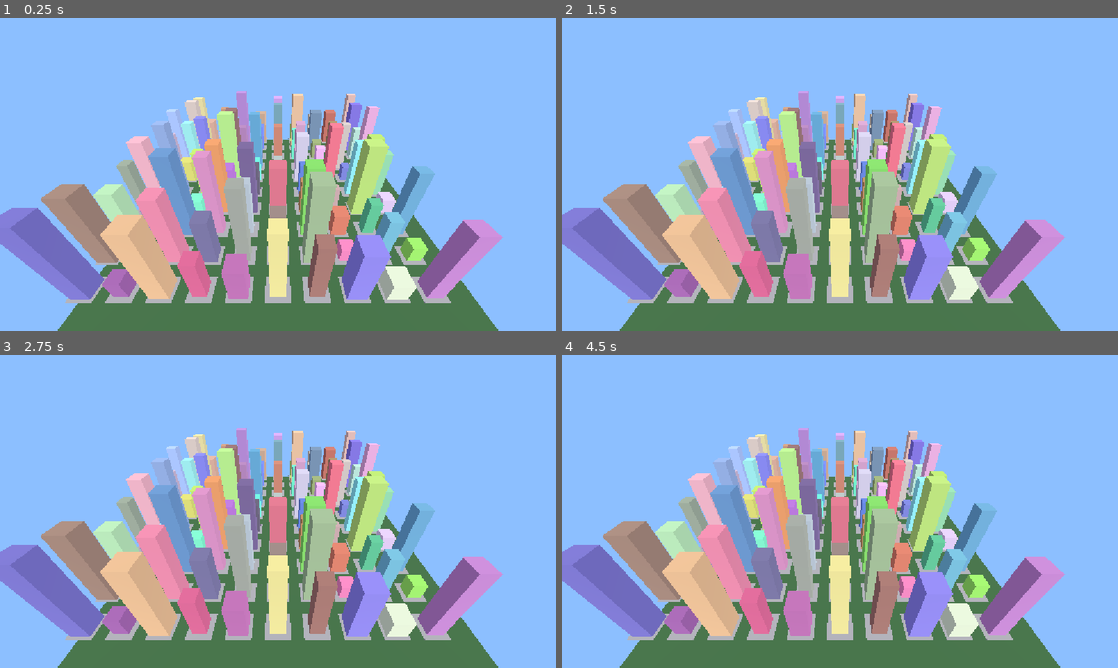
Above: before the commit, frames 1-4 (two rows, left to right).
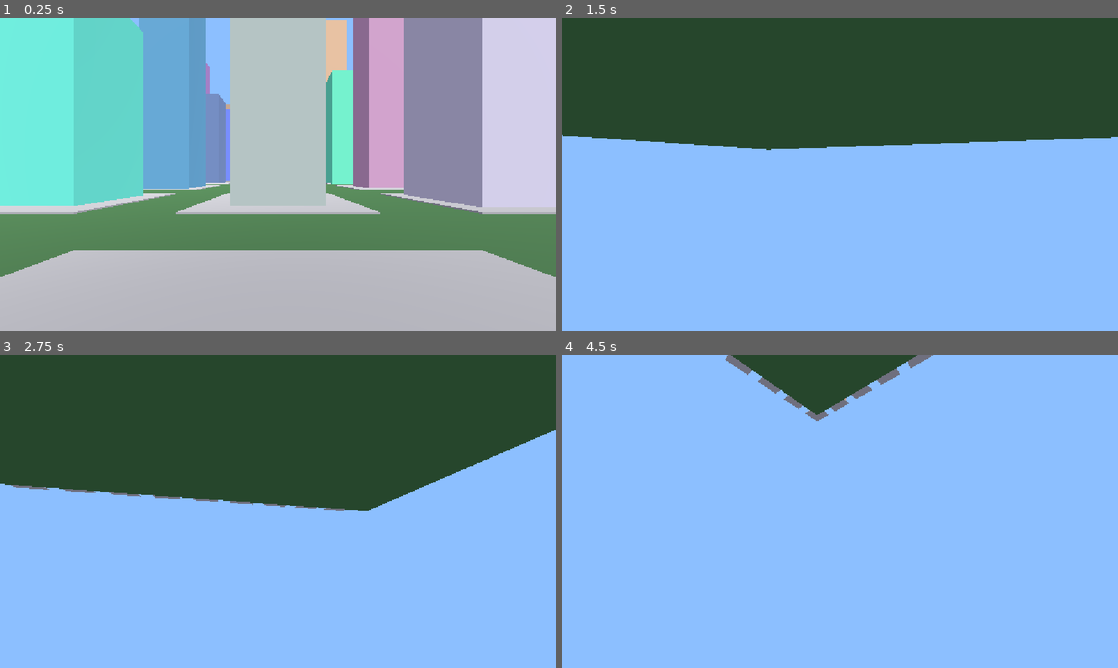
Above: after the commit, the same moments.

Repository: SiddharthMalhotraSinghamitisForLife/singhamitis-datapolis
Game: Godot game, scene res://main.tscn
Two runs of this game, one before a commit and one after it. Both use one fixed random seed, a clock stepped at 60 frames per second and the inputs below. The project has no main scene, so this scene is started directly.
Inputs (mouse positions are in pixels of both pictures, inside the frame that each line leads up to):
- Up to frame 1 (0.25 s): no input
- Up to frame 2 (1.5 s): tap Enter at 0.5 s; move the mouse to (962, 158) at 0.52 s; hold D 0.53-1.28 s; hold Shift 0.53-1.28 s; tap F at 0.6 s; tap Space at 0.77, 1.07 s; move the mouse to (728, 190) at 1.27 s; hold S from 1.28 s (still down); tap Shift at 1.35 s
- Up to frame 3 (2.75 s): tap Space at 1.52, 1.55, 1.82 s; move the mouse to (333, 442) at 2.02 s; release S at 2.03 s; hold D from 2.03 s (still down); hold Space from 2.03 s (still down); tap F at 2.3 s
- Up to frame 4 (4.5 s): move the mouse to (812, 574) at 2.77 s; release D at 2.78 s; release Space at 2.78 s; hold W 2.78-3.53 s; tap F at 2.85, 4.35 s; tap Space at 3.02, 3.32, 3.5, 3.77, 3.8, 4.07 s; tap Shift at 3.05 s; move the mouse to (1006, 558) at 3.52 s; hold Shift 3.53-4.28 s; hold A from 3.53 s (still down); tap Escape at 4.15 s; tap Enter at 4.25 s; move the mouse to (673, 464) at 4.27 s

The runs differ from the first frame. In frame 1, 95% of the frame differs, in the area x 0-100%, y 0-100%; in frame 2, 81%; in frame 3, 81%; in frame 4, 50%.

Commit message:
Add first person player movement

Diff:
--- a/main.tscn
+++ b/main.tscn
@@ -1,9 +1,22 @@
 [gd_scene format=3 uid="uid://drfd8ha4w02c0"]
 
 [ext_resource type="Script" uid="uid://b8r7h72mlm6m6" path="res://city_generator.gd" id="1_ig7tw"]
+[ext_resource type="Script" uid="uid://dstpbrarg3rkt" path="res://player.gd" id="2_0xm2m"]
+
+[sub_resource type="CapsuleShape3D" id="CapsuleShape3D_0oafl"]
+radius = 0.35
+height = 1.8
 
 [node name="Main" type="Node3D" unique_id=67633911]
 script = ExtResource("1_ig7tw")
 
-[node name="Camera3D" type="Camera3D" parent="." unique_id=1434217510]
-transform = Transform3D(1, 0, 0, 0, 0.81915206, 0.57357645, 0, -0.57357645, 0.81915206, 0, 100, 120)
+[node name="Player" type="CharacterBody3D" parent="." unique_id=1323070660]
+transform = Transform3D(1, 0, 0, 0, 1, 0, 0, 0, 1, 0, 2, 0)
+script = ExtResource("2_0xm2m")
+
+[node name="CollisionShape3D" type="CollisionShape3D" parent="Player" unique_id=990813620]
+shape = SubResource("CapsuleShape3D_0oafl")
+
+[node name="Camera3D" type="Camera3D" parent="Player" unique_id=1764477802]
+transform = Transform3D(1, 0, 0, 0, 1, 0, 0, 0, 1, 0, 0.65, 0)
+current = true
--- /dev/null
+++ b/player.gd
@@ -0,0 +1,61 @@
+extends CharacterBody3D
+
+const WALK_SPEED = 6.0
+const SPRINT_SPEED = 11.0
+const JUMP_VELOCITY = 5.0
+const MOUSE_SENSITIVITY = 0.002
+
+@onready var camera = $Camera3D
+
+var gravity = 9.8
+
+func _ready():
+	Input.mouse_mode = Input.MOUSE_MODE_CAPTURED
+
+func _unhandled_input(event):
+	if event is InputEventMouseMotion:
+		if Input.mouse_mode == Input.MOUSE_MODE_CAPTURED:
+			rotate_y(-event.relative.x * MOUSE_SENSITIVITY)
+			camera.rotate_x(-event.relative.y * MOUSE_SENSITIVITY)
+			camera.rotation.x = clamp(camera.rotation.x, deg_to_rad(-89), deg_to_rad(89))
+
+		if event is InputEventKey:
+			if event.pressed and event.keycode == KEY_ESCAPE:
+				Input.mouse_mode = Input.MOUSE_MODE_VISIBLE
+
+			if event.pressed and event.keycode == KEY_F:
+				Input.mouse_mode = Input.MOUSE_MODE_CAPTURED
+
+func _physics_process(delta):
+	if not is_on_floor():
+		velocity.y -= gravity * delta
+
+	if Input.is_key_pressed(KEY_SPACE) and is_on_floor():
+		velocity.y = JUMP_VELOCITY
+
+	var speed = WALK_SPEED
+
+	if Input.is_key_pressed(KEY_SHIFT):
+		speed = SPRINT_SPEED
+
+	var direction = Vector3.ZERO
+
+	if Input.is_key_pressed(KEY_W):
+		direction.z -= 1
+
+	if Input.is_key_pressed(KEY_S):
+		direction.z += 1
+
+	if Input.is_key_pressed(KEY_A):
+		direction.x -= 1
+
+	if Input.is_key_pressed(KEY_D):
+		direction.x += 1
+
+	direction = direction.normalized()
+	direction = transform.basis * direction
+
+	velocity.x = direction.x * speed
+	velocity.z = direction.z * speed
+
+	move_and_slide()
Not shown, added: player.gd.uid
